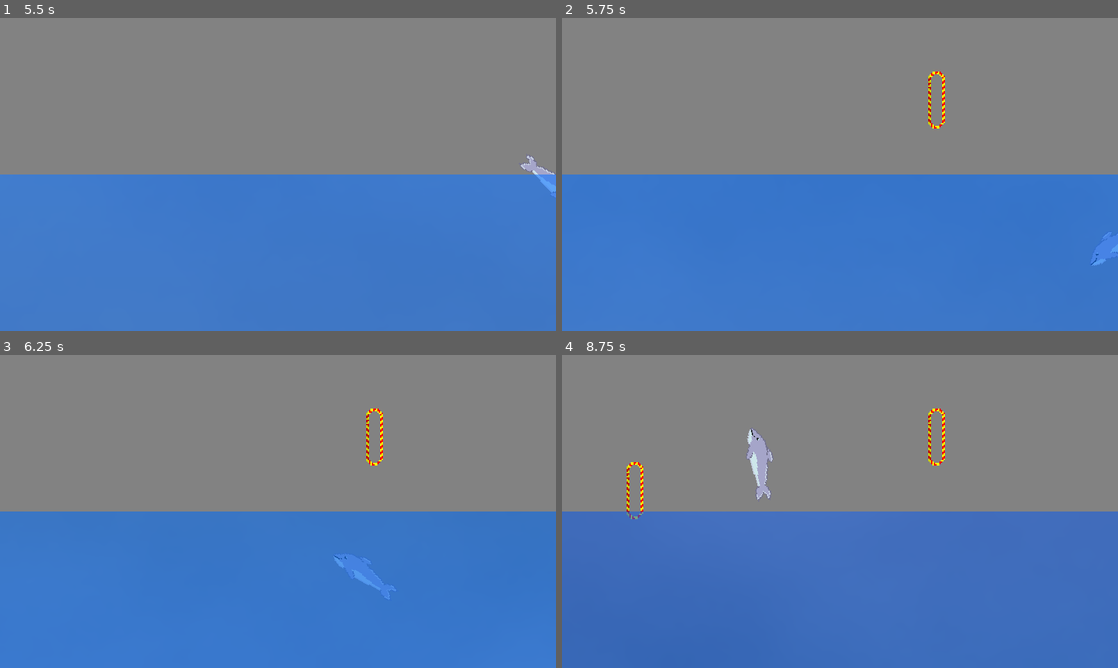
Above: before the commit, frames 1-4 (two rows, left to right).
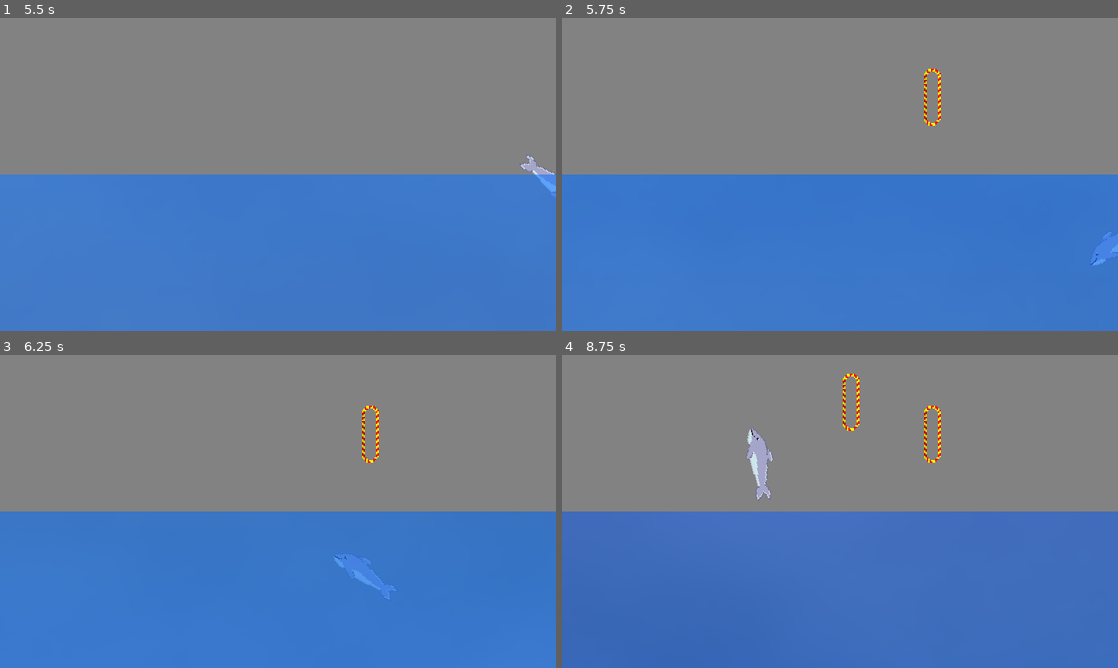
Above: after the commit, the same moments.

Repository: Kugelpanzer/GGJ-2024
Game: Godot game, scene res://Main.tscn
Same seed, same stepped clock (60 frames per second), same inputs: the game is played once before the commit and once after it.
Inputs (mouse positions are in pixels of both pictures, inside the frame that each line leads up to):
- Up to frame 1 (5.5 s): click "Start" at 0.5 s; move the mouse to (400, 158) at 1.27 s; move the mouse to (166, 190) at 2.02 s; move the mouse to (333, 105) at 2.77 s; tap Enter at 3.5 s; move the mouse to (250, 237) at 3.52 s; move the mouse to (444, 221) at 4.27 s; move the mouse to (111, 127) at 5.02 s
- Up to frame 2 (5.75 s): no input
- Up to frame 3 (6.25 s): move the mouse to (305, 511) at 5.77 s
- Up to frame 4 (8.75 s): move the mouse to (756, 433) at 6.52 s; move the mouse to (962, 495) at 7.27 s; move the mouse to (728, 527) at 8.02 s

Frame 1 is identical in both runs. In frame 2, 0.4% of the frame differs, in the area x 65-69%, y 16-36%; in frame 3, 0.4%; in frame 4, 0.8%, in the area x 11-69%, y 6-53%.

Commit message:
loop placement changed

Diff:
--- a/Main.tscn
+++ b/Main.tscn
@@ -11,7 +11,7 @@
 
 [sub_resource type="Curve2D" id="Curve2D_yqfxe"]
 _data = {
-"points": PackedVector2Array(0, 0, 0, 0, 324, 179, 0, 0, 0, 0, 234, 502, 0, 0, 0, 0, 1007, 260, 0, 0, 0, 0, 1733, 287, 0, 0, 0, 0, 1415, 93, 0, 0, 0, 0, 0, 0)
+"points": PackedVector2Array(0, 0, 0, 0, 242, 148, 0, 0, 0, 0, 354, 302, 0, 0, 0, 0, 989, 231, 0, 0, 0, 0, 1631, 297, 0, 0, 0, 0, 1743, 155, 0, 0, 0, 0, 247, 148)
 }
 point_count = 6
 
@@ -26,6 +26,9 @@
 grow_horizontal = 2
 grow_vertical = 2
 color = Color(0.509804, 0.509804, 0.509804, 1)
+
+[node name="TileMap" type="TileMap" parent="."]
+format = 2
 
 [node name="MobTimer" type="Timer" parent="."]
 wait_time = 3.0
@@ -58,8 +61,8 @@
 curve = SubResource("Curve2D_yqfxe")
 
 [node name="HoopSpawnLocation" type="PathFollow2D" parent="HoopPath"]
-position = Vector2(324, 179)
-rotation = 1.84254
+position = Vector2(242, 148)
+rotation = 0.942
 
 [connection signal="timeout" from="MobTimer" to="." method="_on_MobTimer_timeout"]
 [connection signal="timeout" from="ScoreTimer" to="." method="_on_ScoreTimer_timeout"]
